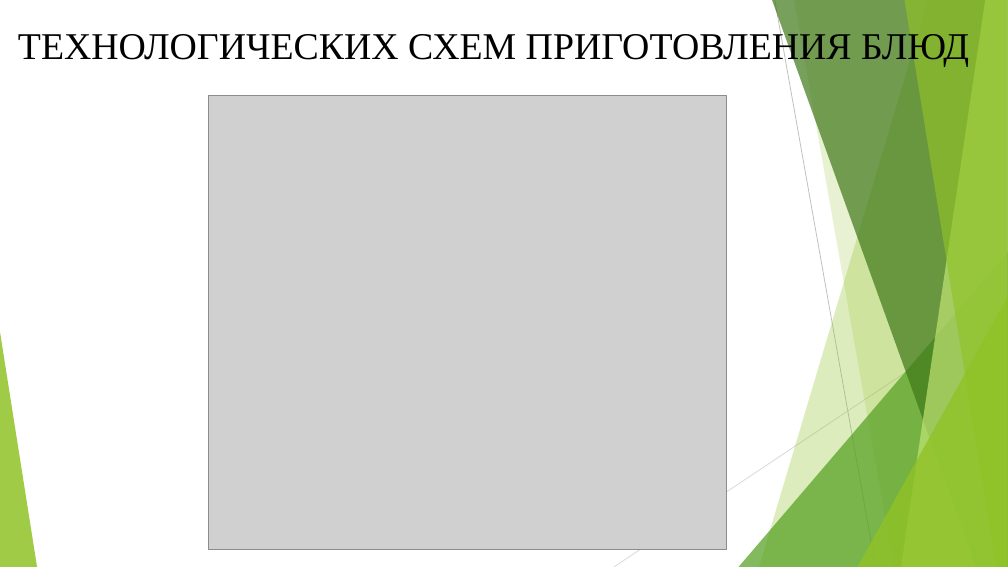
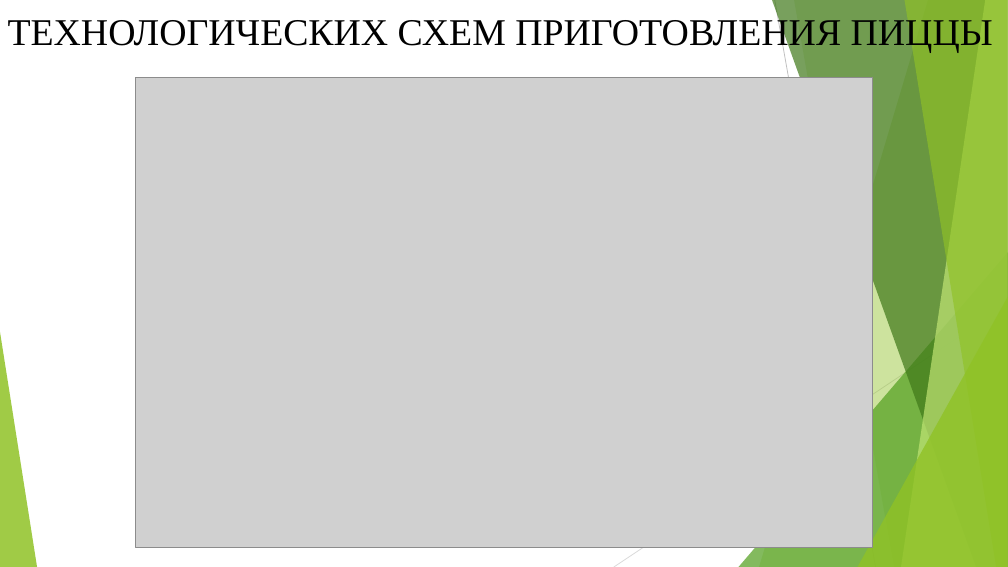
Before and after one commit to David2261/Scheme_Automation, a slide deck: slide 14 of 2023/Диплом/Алина/Презентация.pptx (slide 7 before the commit). Drawn at 1008x567 pixels with LibreOffice and Linux fonts; fonts in the diff are those of the drawing; grey boxes stand for pictures. Boxes give left, top, right and bottom in pixels: in the first picture for what was removed or moved away, otherwise in the second. Text is boxed around its words. In the diff, an @@ line names an element or a change of style, - is before the commit and + after.

```diff
--- a/2023/Диплом/Алина/Презентация.pptx
+++ b/2023/Диплом/Алина/Презентация.pptx
@@ title at box(8, 16, 993, 53): text changed @@
-ТЕХНОЛОГИЧЕСКИХ СХЕМ ПРИГОТОВЛЕНИЯ БЛЮД
+ТЕХНОЛОГИЧЕСКИХ СХЕМ ПРИГОТОВЛЕНИЯ ПИЦЦЫ
@@ picture: place and size @@
-picture at box(209, 95, 727, 551)
+picture at box(135, 77, 873, 547)
```
Also in this commit, not shown: 4 other slides changed, 9 slides added, 1 slide removed, 1 other file.
